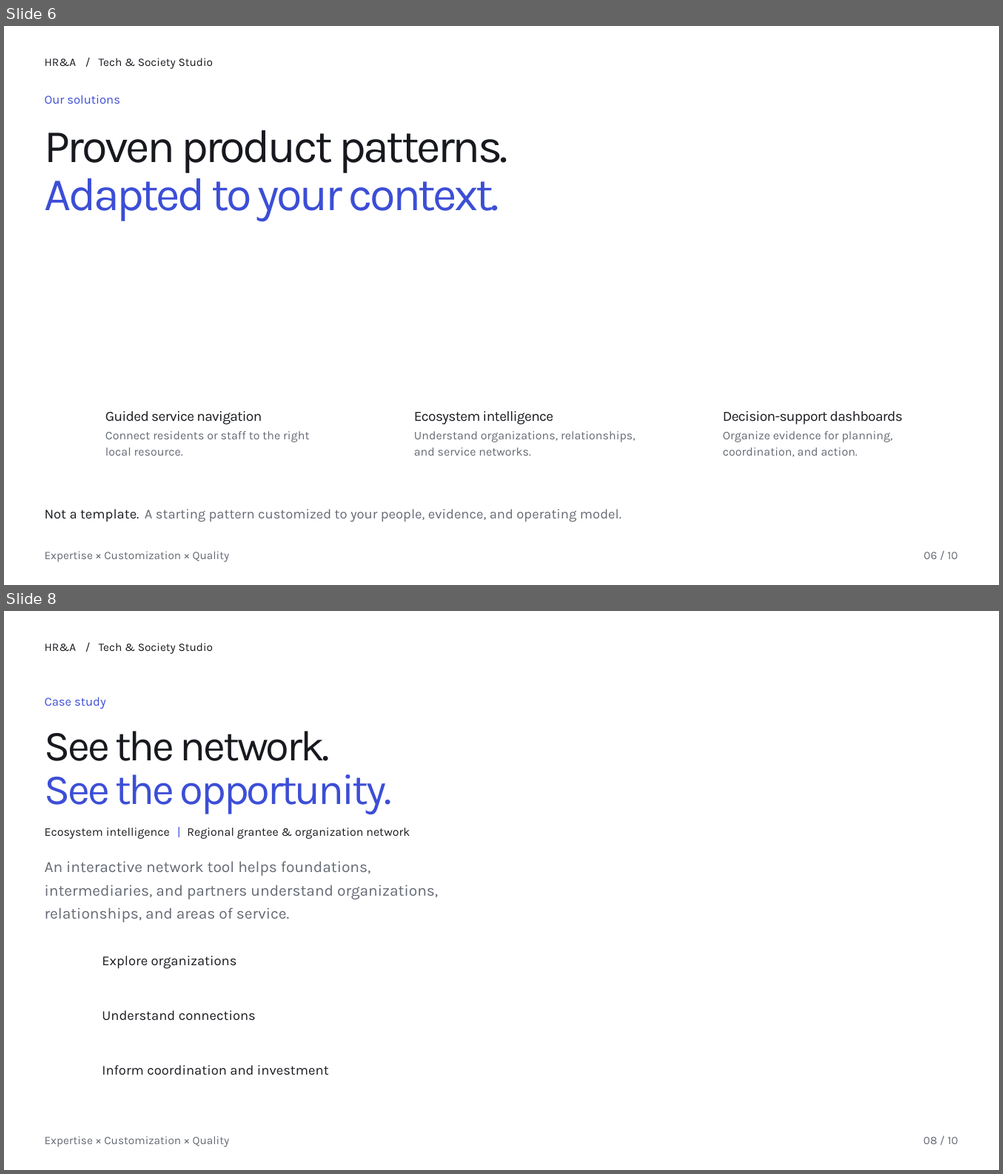
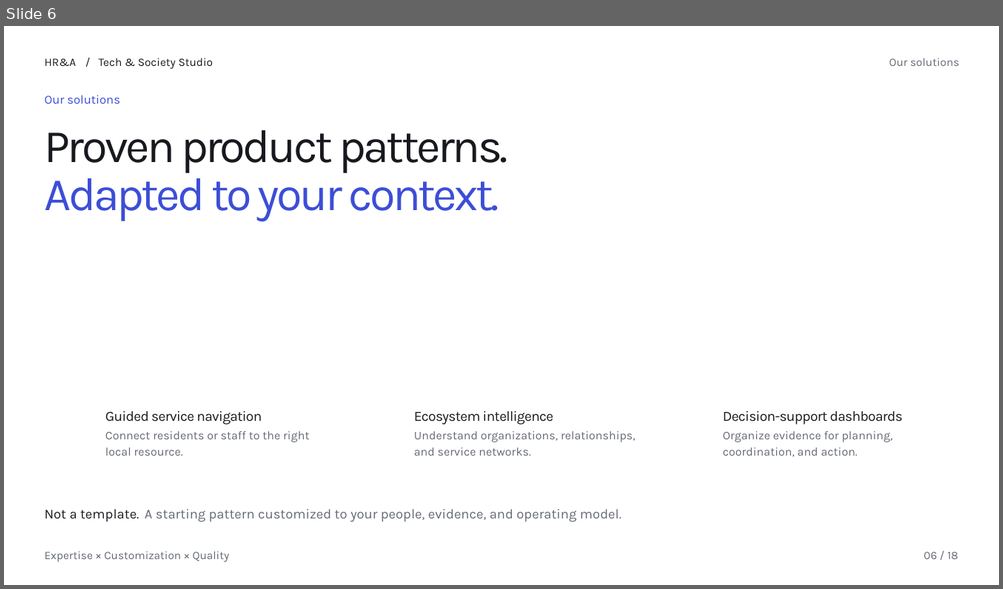
Before and after one commit to Alphaam/cc-chatbot-dev, a slide deck: public/presentation/studio-editable.pptx. Shown one above the other, each under a label of ours: slides 6 and 8 before the commit, slide 6 after it; the slides between them are not shown. The pictures are 1003x1174 and 1003x589 pixels, drawn with LibreOffice and Linux fonts; fonts in the diff are those of the drawing; background and template pictures are left out. Boxes give left, top, right and bottom in pixels: in the first picture for what was removed or moved away, otherwise in the second. Text is boxed around its words. In the diff, an @@ line names an element or a change of style, - is before the commit and + after.

```diff
--- a/public/presentation/studio-editable.pptx
+++ b/public/presentation/studio-editable.pptx
@@ slide 8 removed at [4, 611, 999, 1170], background picture (left out) @@
@@ text removed at [45, 644, 77, 651] @@
-HR&A
@@ text removed at [85, 640, 95, 655] @@
-/
@@ text removed at [99, 643, 213, 654] @@
-Tech & Society Studio
@@ text removed at [45, 697, 106, 709] @@
-Case study
@@ text removed at [45, 731, 330, 761] @@
-See the network.
@@ text removed at [45, 775, 392, 815] @@
-See the opportunity.
@@ text removed at [45, 828, 170, 839] @@
-Ecosystem intelligence
@@ text removed at [177, 824, 188, 841] @@
-|
@@ text removed at [187, 828, 410, 839] @@
-Regional grantee & organization network
@@ text removed at [45, 861, 371, 876] @@
-An interactive network tool helps foundations,
@@ text removed at [45, 885, 438, 900] @@
-intermediaries, and partners understand organizations,
@@ text removed at [45, 908, 290, 923] @@
-relationships, and areas of service.
@@ text removed at [102, 956, 237, 969] @@
-Explore organizations
@@ text removed at [102, 1011, 256, 1021] @@
-Understand connections
@@ text removed at [102, 1065, 329, 1076] @@
-Inform coordination and investment
@@ text removed at [45, 1136, 230, 1147] @@
-Expertise × Customization × Quality
@@ text removed at [923, 1137, 958, 1145] @@
-08 / 10
@@ slide 6 changed as well @@
@@ text added at [889, 58, 959, 66], 13.2 pt, text #646973 @@
+Our solutions
@@ text at [923, 552, 958, 560]: text changed @@
-06 / 10
+06 / 18
```
Also in this commit, not shown: 6 other slides changed, 11 slides added, 2 other slides removed, 6 other files.
